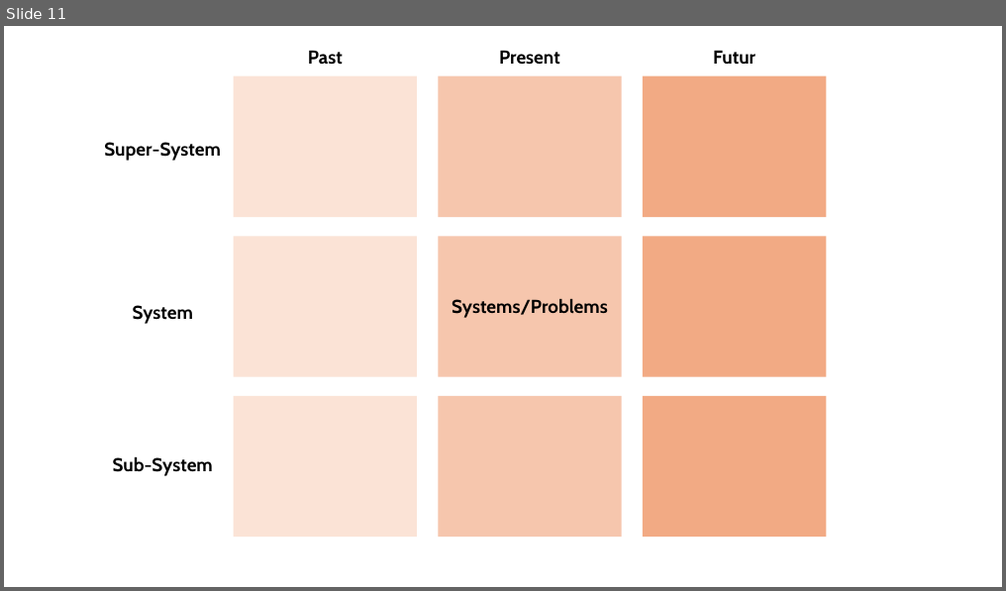
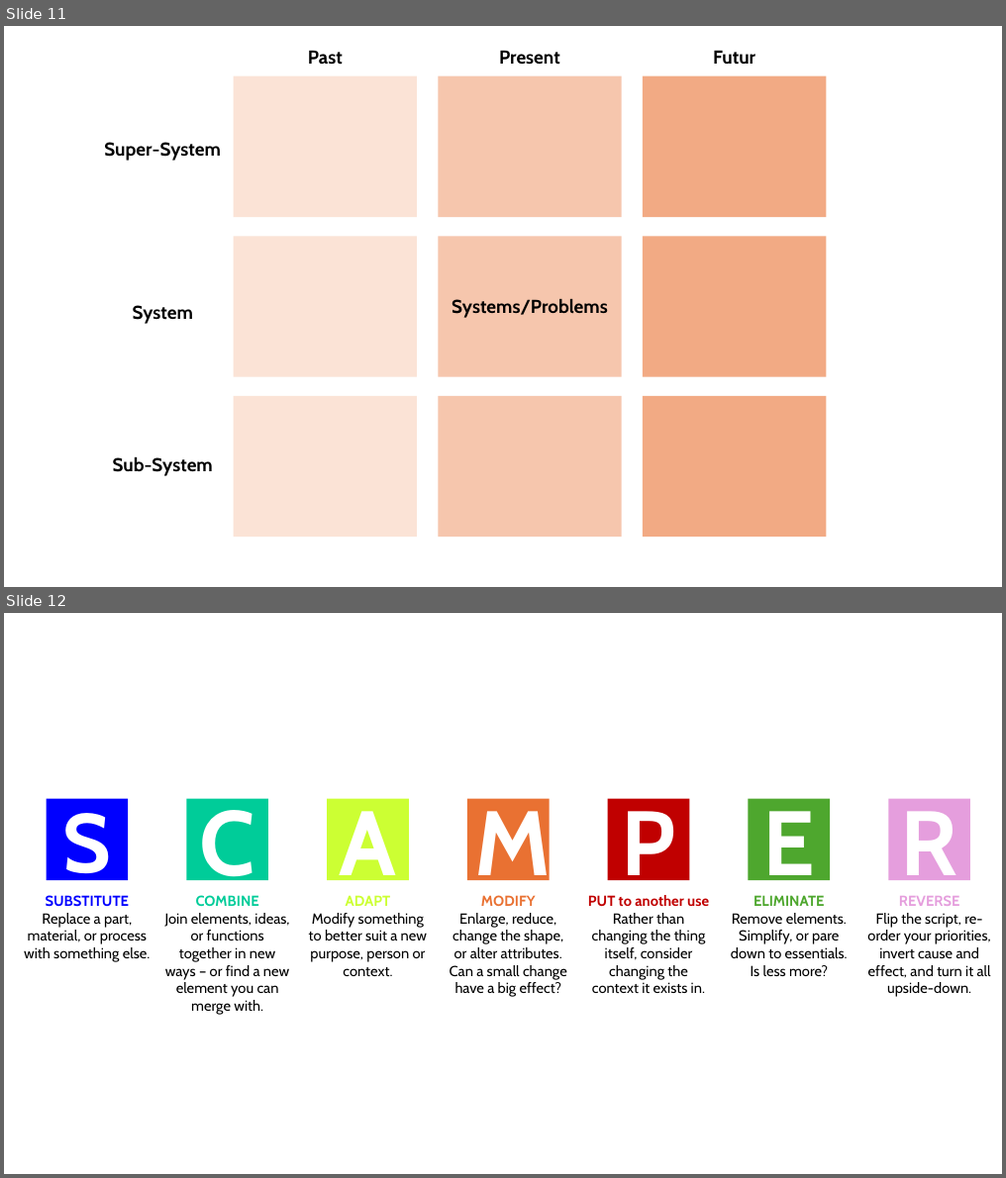
Before and after one commit to maximedaniel/curriculumvitae, a slide deck: figures.pptx. Shown one above the other, each under a label of ours: slide 11 before the commit, slides 11 and 12 after it. The pictures are 1006x591 and 1006x1178 pixels, drawn with LibreOffice and Linux fonts; fonts in the diff are those of the drawing. Boxes give left, top, right and bottom in pixels: in the first picture for what was removed or moved away, otherwise in the second. Text is boxed around its words. In the diff, an @@ line names an element or a change of style, - is before the commit and + after.

```diff
--- a/figures.pptx
+++ b/figures.pptx
@@ slide 12 added at (4, 613, 1002, 1174), background #FFFFFF @@
@@ group added at (24, 799, 991, 1015): 7 rectangles, 7 texts @@
+C
+COMBINE
+Join elements, ideas, or functions together in new ways – or find a new element you can merge with.
+A
+ADAPT
+Modify something to better suit a new purpose, person or context.
+M
+MODIFY
+Enlarge, reduce, change the shape, or alter attributes. Can a small change have a big effect?
+P
+PUT to another use
+Rather than changing the thing itself, consider changing the context it exists in.
+E
+ELIMINATE
+Remove elements. Simplify, or pare down to essentials.
+Is less more?
+R
+REVERSE
+Flip the script, re-order your priorities, invert cause and effect, and turn it all upside-down.
+S
+SUBSTITUTE
+Replace a part, material, or process with something else.
```
Also in this commit, not shown: 1 other file.
